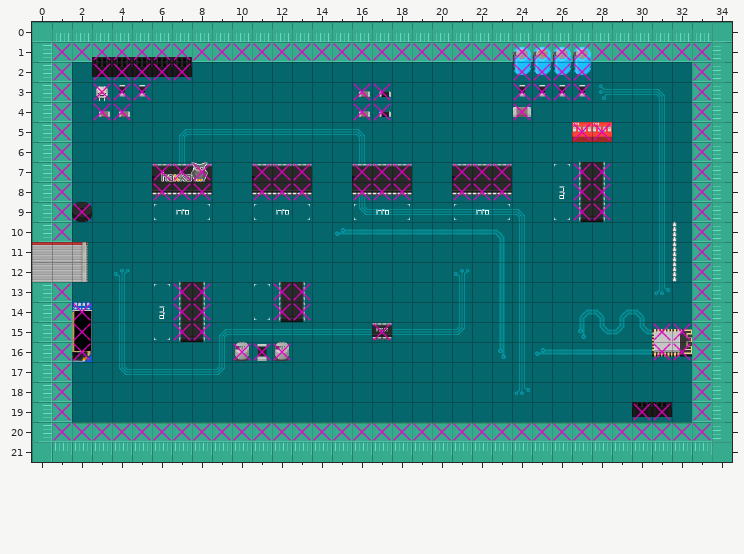
Tiled map (JSON): src/maps/museum.json. Above: the version before the commit.
Cells are 32x32 px. Shown: x 0..34, y 0..21.
New version:
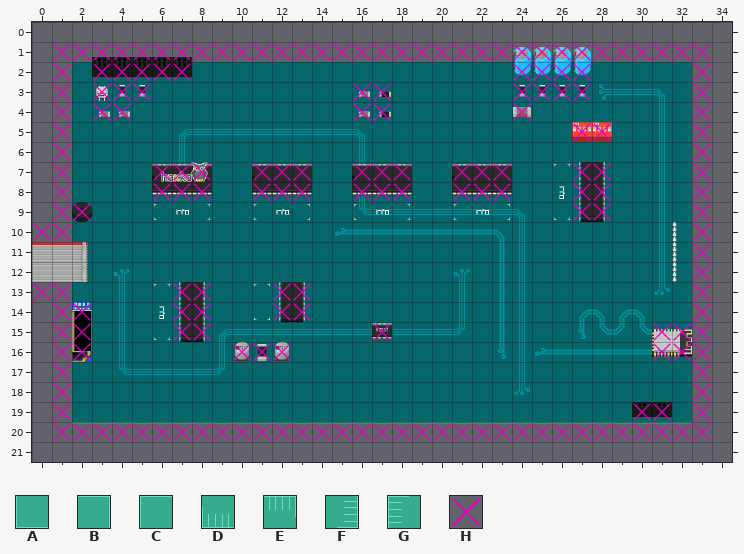
Key: from "floor_gaffa": A 1, B 1 turned 180, C 1 turned 90, D 2, E 2 turned 180, F 2 turned 270, G 2 turned 90, H 8.
_ is an empty cell.
Author's note on the commit: Matte wieder entfernt
Edits made:
Layer "Background":
Tile A is gone in row 0 at x 0 and 34; in row 1 at x 1 to 33; in rows 2 to 10 at x 1 and 33; in rows 11 to 12 at x 33; in rows 13 to 19 at x 1 and 33; in row 20 at x 1 to 33.
Tile B is gone in row 21 at x 0.
Tile C is gone in row 21 at x 34.
Tile D is gone in row 0 at x 1 to 33.
Tile E is gone in row 21 at x 1 to 33.
Tile F is gone in rows 1 to 10 at x 0; in rows 13 to 20 at x 0.
Tile G is gone in rows 1 to 20 at x 34.
Layer "Collision":
The author put tile H in row 10 at x 0; in row 13 at x 0.
Where, in picture pixels (left, top, right, bottom), the same in both pictures:
changed: (32, 22, 732, 462)
